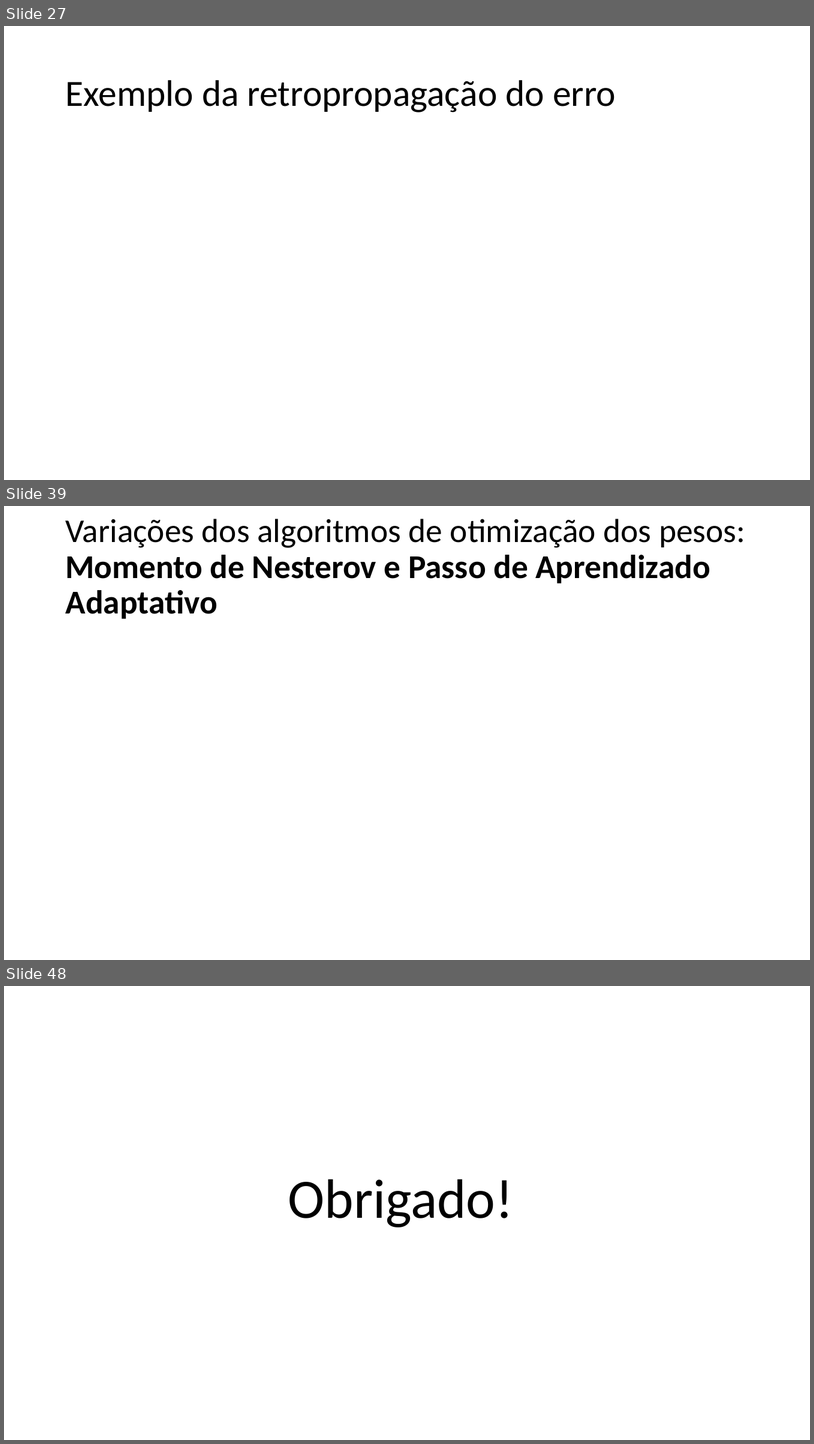
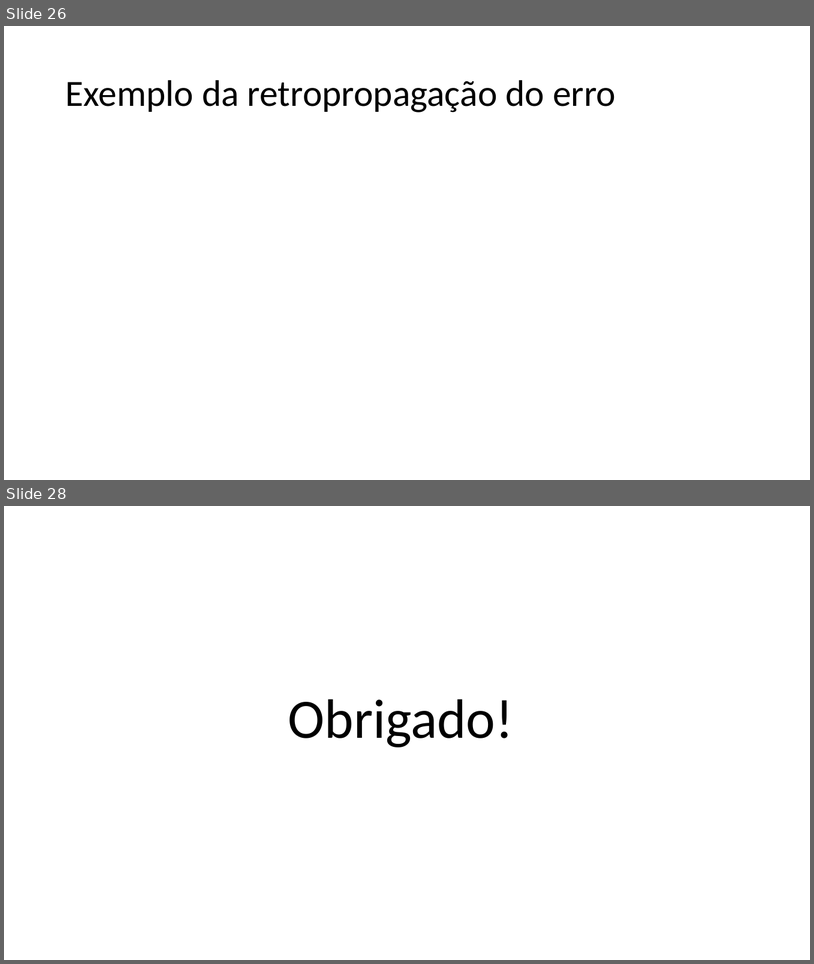
Before and after one commit to zz4fap/t320_aprendizado_de_maquina, a slide deck: slides/T320_Redes_Neurais_Artificiais (Parte III).pptx. Shown one above the other, each under a label of ours: slides 27, 39 and 48 before the commit, slides 26 and 28 after it; the slides between them are not shown. The pictures are 814x1444 and 814x964 pixels, drawn with LibreOffice and Linux fonts; fonts in the diff are those of the drawing; grey boxes stand for pictures. Boxes give left, top, right and bottom in pixels: in the first picture for what was removed or moved away, otherwise in the second. Text is boxed around its words. In the diff, an @@ line names an element or a change of style, - is before the commit and + after.

```diff
--- a/slides/T320_Redes_Neurais_Artificiais (Parte III).pptx
+++ b/slides/T320_Redes_Neurais_Artificiais (Parte III).pptx
@@ slide 39 removed at box(4, 506, 810, 960), background #FFFFFF @@
@@ title removed at box(65, 519, 746, 619) @@
-Variações dos algoritmos de otimização dos pesos: Momento de Nesterov e Passo de Aprendizado Adaptativo
@@ what was slide 27 is now slide 26 @@
@@ what was slide 48 is now slide 28 @@
```
Also in this commit, not shown: 4 slides changed, 3 slides added, 19 other slides removed, 9 other files.
